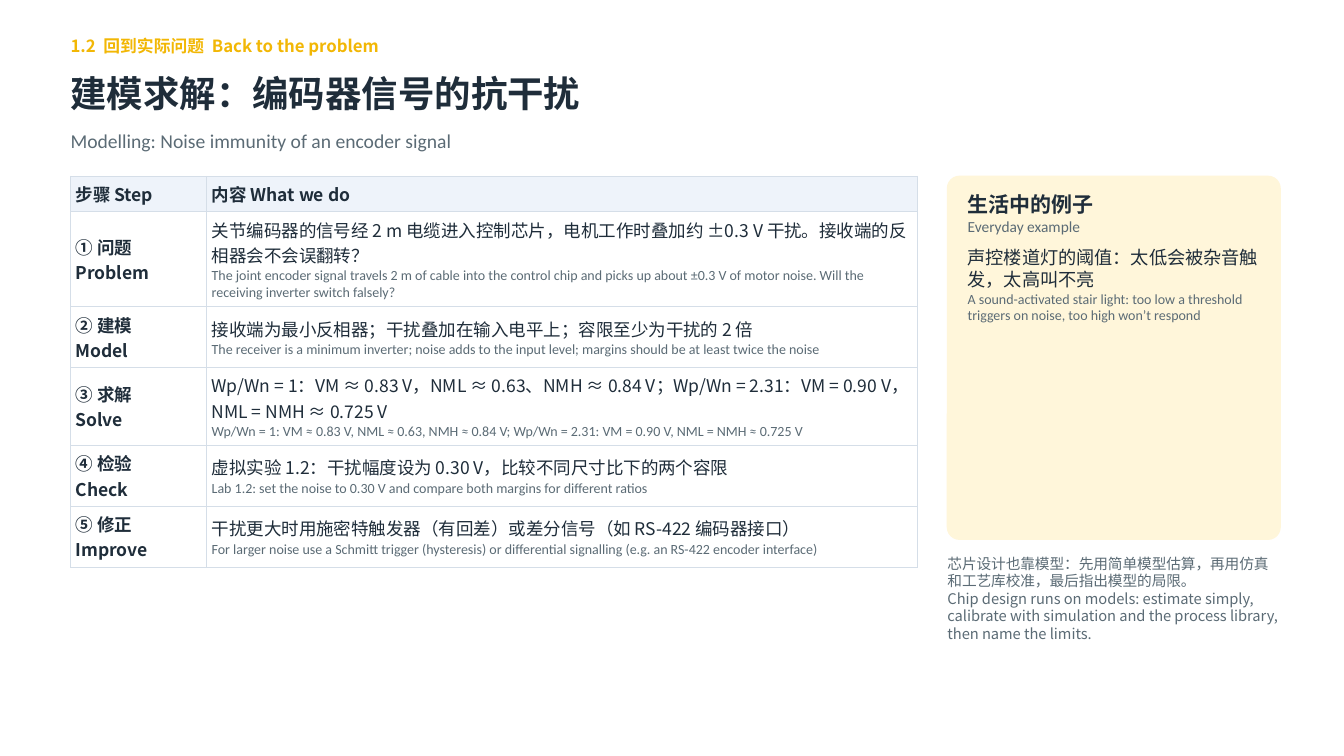
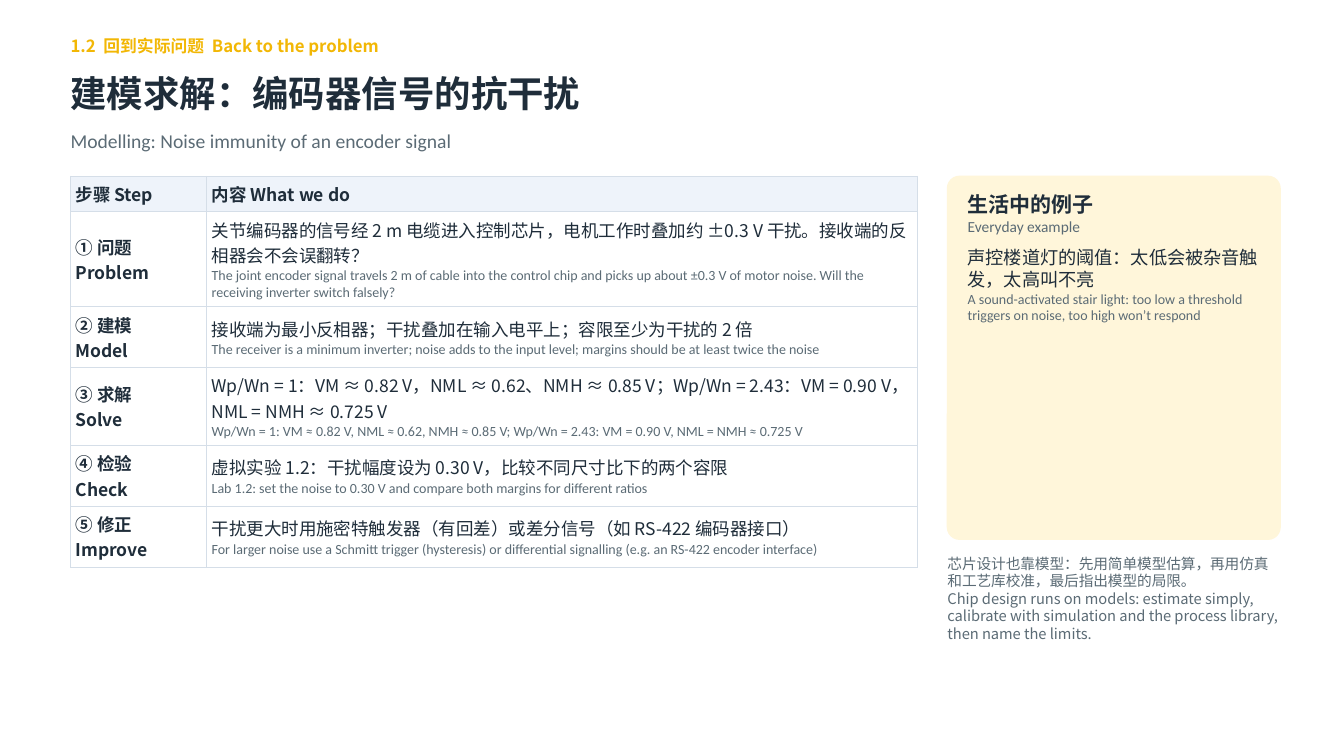
Before and after one commit to eddiezgq/WenQuest, a slide deck: slide 12 of samples/数字集成电路设计/课程资料/第1章 CMOS反相器/第一章课件.pptx. Drawn at 1344x756 pixels with LibreOffice and Linux fonts; fonts in the diff are those of the drawing. Boxes give left, top, right and bottom in pixels: in the first picture for what was removed or moved away, otherwise in the second. Text is boxed around its words. In the diff, an @@ line names an element or a change of style, - is before the commit and + after.

```diff
--- a/samples/数字集成电路设计/课程资料/第1章 CMOS反相器/第一章课件.pptx
+++ b/samples/数字集成电路设计/课程资料/第1章 CMOS反相器/第一章课件.pptx
@@ table at (71,176,918,564) @@
-row 4, column 2: Wp/Wn = 1：VM ≈ 0.83 V，NML ≈ 0.63、NMH ≈ 0.84 V；Wp/Wn = 2.31：VM = 0.90 V，NML = NMH ≈ 0.725 V / Wp/Wn = 1: VM ≈ 0.83 V, NML ≈ 0.63, NMH ≈ 0.84 V; Wp/Wn = 2.31: VM = 0.90 V, NML = NMH ≈ 0.725 V
+row 4, column 2: Wp/Wn = 1：VM ≈ 0.82 V，NML ≈ 0.62、NMH ≈ 0.85 V；Wp/Wn = 2.43：VM = 0.90 V，NML = NMH ≈ 0.725 V / Wp/Wn = 1: VM ≈ 0.82 V, NML ≈ 0.62, NMH ≈ 0.85 V; Wp/Wn = 2.43: VM = 0.90 V, NML = NMH ≈ 0.725 V
```
Also in this commit, not shown: 11 other slides changed, 55 other files.
